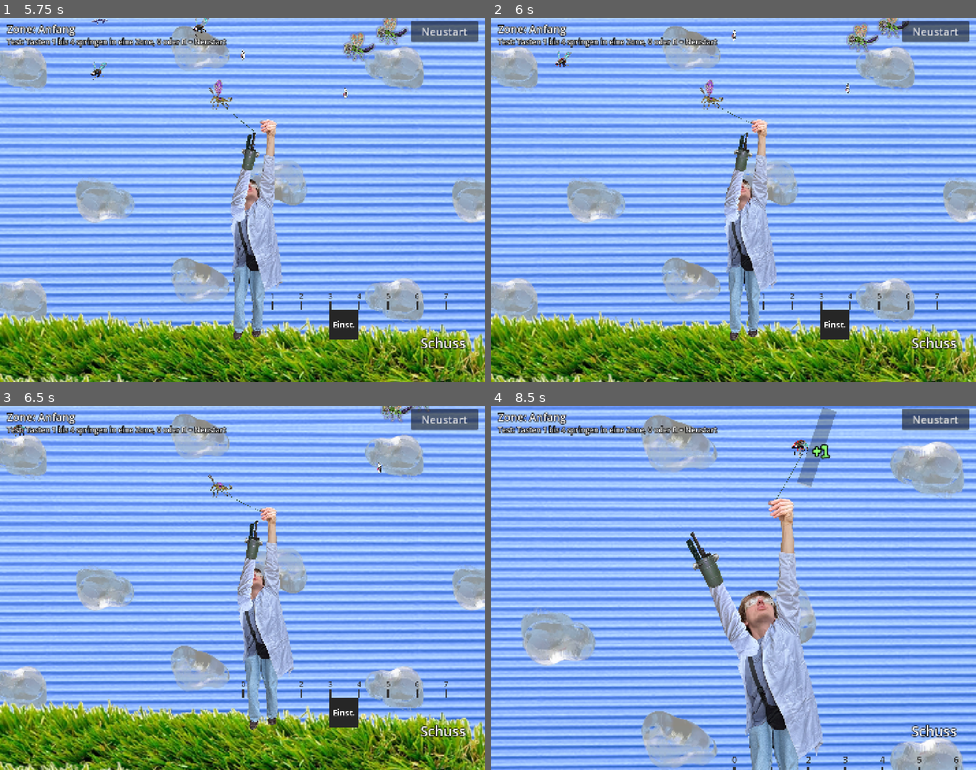
Above: before the commit, frames 1-4 (two rows, left to right).
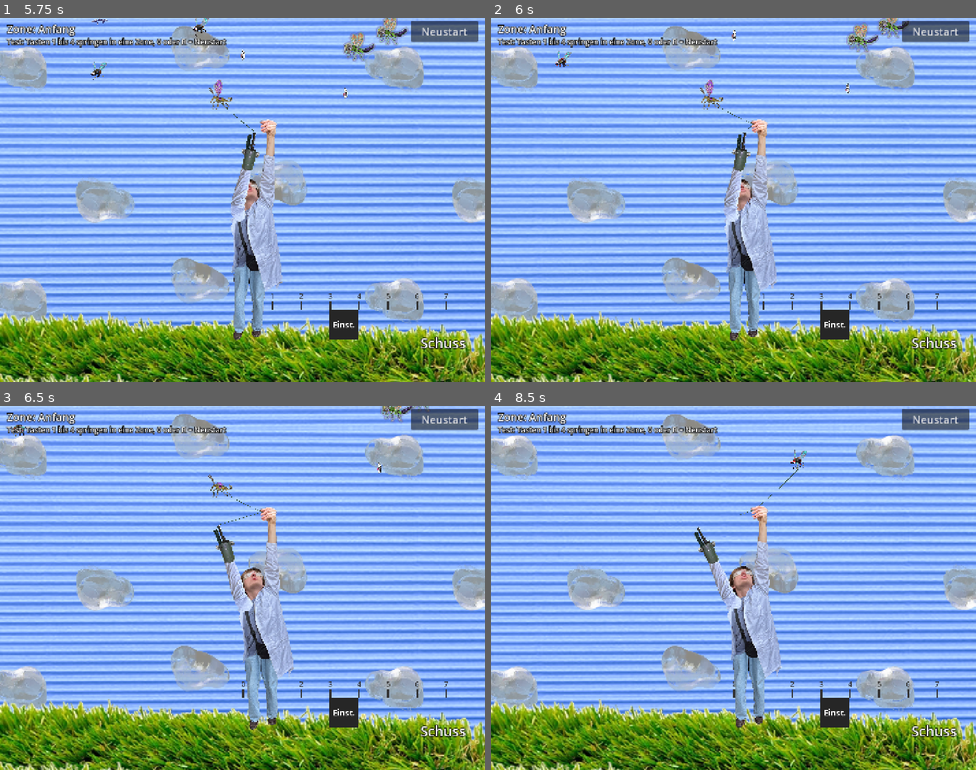
Above: after the commit, the same moments.

Repository: Philipp-Mallmann/fliegen-sind-aliens
Game: Godot game, scene res://szenen/spiel.tscn
Two runs of this game, one before a commit and one after it. Both use one fixed random seed, a clock stepped at 60 frames per second and the inputs below.
Inputs (mouse positions are in pixels of both pictures, inside the frame that each line leads up to):
- Up to frame 1 (5.75 s): tap Enter at 0.5 s; move the mouse to (349, 181) at 0.52 s; hold D (rechts) 0.53-1.25 s; tap Space (schiessen) at 0.6, 2.1, 3.8, 5.3 s; click (349, 181) at 0.67 s; drag from (145, 218) to (218, 272) at 1.27 s; move the mouse to (291, 119) at 2.02 s; hold D (rechts) 2.03-2.75 s; drag from (218, 272) to (97, 145) at 2.77 s; move the mouse to (388, 254) at 3.52 s; hold A (links) 3.53-4.25 s; tap 1 at 3.6 s; drag from (97, 145) to (169, 109) at 4.27 s; move the mouse to (266, 200) at 5.02 s; hold A (links) from 5.03 s (still down); tap R (neustart) at 5.1 s; click (266, 200) at 5.17 s
- Up to frame 2 (6 s): release A (links) at 5.75 s; drag from (660, 109) to (636, 218) at 5.77 s
- Up to frame 3 (6.5 s): no input
- Up to frame 4 (8.5 s): move the mouse to (840, 569) at 6.52 s; hold D (rechts) 6.53-7.25 s; tap 0 at 6.6 s; tap Space (schiessen) at 6.8, 8.1 s; drag from (636, 606) to (709, 660) at 7.27 s; move the mouse to (782, 507) at 8.02 s; hold A (links) from 8.03 s (still down)

Frame 1 is identical in both runs. In frame 2, 0.3% of the frame differs, in the area x 48-55%, y 29-53%; in frame 3, 0.9%; in frame 4, 88%, in the area x 0-100%, y 0-100%.

Commit message:
Draht laeuft durch die Hand bis zum Lauf und loest sich erst, wenn er fest sitzt (Abheben und jeder Fang)
Co-Authored-By: Claude Fable 5.2 <noreply@anthropic.com>

Diff:
--- a/skripte/nadel.gd
+++ b/skripte/nadel.gd
@@ -43,6 +43,9 @@
 var vorn_stuecke: Array[Line2D] = []
 # Der Punkt, an dem der Faden der Nadel festhaengt: erst die Muendung der Kanone, im Faecher die rechte Hand.
 var anker: Node2D = null
+# Der Punkt, ueber den der Draht laeuft, bevor er zum Anker weitergeht: die Hand, solange der Draht noch an der Kanone haengt.
+# null heisst: Der Draht geht gerade zum Anker.
+var ueber: Node2D = null
 # Die Kanone, die die Nadel geschossen hat. Solange die Nadel fliegt, bleibt sie genau ueber ihr. Setzt kanone.gd.
 # null heisst: Die Nadel kommt aus der Totale (start_totale.gd) und fliegt frei in ihre Richtung.
 var kanone: Node2D = null
@@ -169,7 +172,9 @@
 # Der Faden geht ab: Er haengt nirgends mehr fest und wird nicht mehr gezeichnet.
 func faden_loesen() -> void:
 	anker = null
+	ueber = null
 	$Faden.clear_points()
+	$Rest.clear_points()
 	for stueck in vorn_stuecke:
 		stueck.clear_points()
 
@@ -202,6 +207,12 @@
 		return
 	var oben: Vector2 = $Oese.global_position
 	var unten: Vector2 = anker.global_position
+	# Laeuft der Draht ueber die Hand, endet das Hauptstueck dort. Der Rest geht von der Hand weiter zum Anker (zur Kanone).
+	if ueber != null:
+		unten = ueber.global_position
+		$Rest.points = PackedVector2Array([$Rest.to_local(unten), $Rest.to_local(anker.global_position)])
+	elif $Rest.points.size() > 0:
+		$Rest.clear_points()
 	var bogen: Vector2 = durchbiegung(oben, unten)
 	var punkte: PackedVector2Array = []
 	for nummer in draht_stuecke + 1:
--- a/skripte/start_totale.gd
+++ b/skripte/start_totale.gd
@@ -31,7 +31,10 @@
 # Wie lange der Draht braucht, um von der Kanonenspitze in die Hand zu gleiten, in Sekunden.
 @export var gleit_dauer: float = 0.2
 # Wie lange der Forscher danach noch ganz zu sehen ist, ueber der Wiese haengend, bevor die Kamera heranfaehrt, in Sekunden.
+# In dieser Zeit laeuft der Draht durch die Hand weiter bis zur Kanonenspitze, und der Arm geht ein Stueck zurueck.
 @export var halte_dauer: float = 0.7
+# Wie weit der Kanonenarm dabei zurueckgeht, in Grad.
+@export var rueck_winkel: float = 35.0
 # Wie weit der Kanonenarm beim Heranfahren nach links unten wegschwenkt, in Grad.
 @export var wegschwenk_winkel: float = 160.0
 
@@ -51,10 +54,14 @@
 var relativ: Transform2D = Transform2D.IDENTITY
 # Wo die Figur am Anfang steht. Dorthin kommt sie zurueck, wenn sie nicht mehr mitpendelt.
 var start_lage: Transform2D = Transform2D.IDENTITY
-# true heisst: Der Draht haengt noch an der Kanone oder gleitet gerade in die Hand. Dann wird sein Ende in jedem Bild neu gesetzt.
-var haelt_draht: bool = false
-# Wo das Drahtende gerade ist: 0 heisst an der Kanonenspitze, 1 heisst in der Hand, dazwischen unterwegs.
+# true heisst: Der Draht haengt an der Kanonenspitze und wird gerade in die Hand eingehakt.
+var hakt_ein: bool = false
+# Wo der Draht gehalten wird: 0 heisst an der Kanonenspitze, 1 heisst in der Hand, dazwischen unterwegs.
 var halt: float = 0.0
+# true heisst: Der Draht sitzt fest in der Hand, und sein Rest loest sich gerade von der Kanonenspitze.
+var laesst_los: bool = false
+# Wo das Ende des Rests ist: 0 heisst noch an der Kanonenspitze, 1 heisst in der Hand angekommen.
+var los: float = 0.0
 # Der Ablauf nach dem ersten Treffer. null heisst: Es gab noch keinen.
 var ablauf: Tween = null
 
@@ -80,14 +87,19 @@
 	# Haengt der Forscher, sitzt die Figur (mit dem Kanonenarm) immer gleich zu ihm und pendelt so mit.
 	if folgt:
 		global_transform = haenger.get_node("Inhalt").global_transform * relativ
-	# Das Drahtende sitzt genau an der Kanonenspitze oder auf dem Weg von dort in die Hand.
-	# Dort, wo der Draht gehalten wird, ist auch der Punkt, um den der Forscher pendelt.
-	if haelt_draht:
+	# Einhaken: Der Punkt, an dem der Draht gehalten wird, wandert von der Kanonenspitze in die Hand.
+	# Um diesen Punkt pendelt der Forscher. Der Draht selbst bleibt dabei am Lauf der Kanone haengen.
+	if hakt_ein:
 		var spitze: Vector2 = $Schulter/Armbild/Bild/Spitze.global_position
 		var hand: Vector2 = haenger.get_node("Inhalt").global_position
 		var ort: Vector2 = spitze.lerp(hand, halt)
 		kanone.get_node("Fadenpunkt").global_position = ort
 		haenger.drehpunkt_setzen(ort)
+	# Loslassen: Das Ende des Drahts wandert von der Kanonenspitze in die Hand.
+	if laesst_los:
+		var von: Vector2 = $Schulter/Armbild/Bild/Spitze.global_position
+		var bis: Vector2 = haenger.get_node("Inhalt").global_position
+		kanone.get_node("Fadenpunkt").global_position = von.lerp(bis, los)
 	if not aktiv or wand_offen:
 		return
 	kippen(delta)
@@ -142,8 +154,8 @@
 
 
 # Der stehende Koerper wird zum haengenden Forscher, er hebt ein Stueck ab und pendelt.
-# Der Draht bleibt an der Kanonenspitze, waehrend der Arm zur Hand schwenkt. Dann gleitet er in die Hand.
-# Danach haengt der Forscher noch kurz ueber der Wiese, erst dann beginnt das Spiel.
+# Der Draht haengt am Lauf der Kanone, waehrend der Arm zur Hand schwenkt. Dort hakt er zwischen Daumen und Fingern ein
+# und laeuft durch die Hand weiter bis zur Kanone. Erst wenn er fest sitzt, loest sich sein Rest vom Lauf.
 func anhaengen() -> void:
 	$Koerper.visible = false
 	$Gesicht.visible = false
@@ -151,8 +163,8 @@
 	relativ = haenger.get_node("Inhalt").global_transform.affine_inverse() * global_transform
 	folgt = true
 	halt = 0.0
-	haelt_draht = true
-	erste_nadel.anker = kanone.get_node("Fadenpunkt")
+	hakt_ein = true
+	erste_nadel.anker = $Schulter/Armbild/Bild/Spitze
 	haenger.anstossen()
 	# Die Richtung von der Schulter zur Hand, gemessen in der Figur. Die Figur pendelt mit, darum bleibt sie gleich.
 	var zur_hand: Vector2 = to_local(haenger.get_node("Inhalt").global_position) - $Schulter.position
@@ -162,17 +174,40 @@
 	ablauf.tween_property($Schulter, "rotation", ziel_winkel, schwenk_dauer)
 	ablauf.parallel().tween_property(kanone, "position:y", -abheben, einstieg_dauer)
 	ablauf.parallel().tween_property(erste_nadel, "rotation", 0.0, einstieg_dauer)
+	ablauf.tween_callback(einhaken)
 	ablauf.tween_property(self, "halt", 1.0, gleit_dauer)
 	ablauf.tween_callback(in_der_hand)
-	ablauf.tween_interval(halte_dauer)
-	ablauf.tween_callback(sequenz_fertig)
-
-
-# Der Draht steckt in der Hand: Ab jetzt ist die Hand der Drehpunkt, und der Draht haengt am Forscher.
+	ablauf.tween_property($Schulter, "rotation", ziel_winkel - deg_to_rad(rueck_winkel), halte_dauer)
+	ablauf.tween_callback(loslassen)
+	ablauf.tween_property(self, "los", 1.0, gleit_dauer)
+	ablauf.tween_callback(frei)
+
+
+# Die Kanonenspitze ist bei der Hand: Ab jetzt laeuft der Draht ueber den Haltepunkt und von dort weiter zum Lauf.
+func einhaken() -> void:
+	erste_nadel.ueber = kanone.get_node("Fadenpunkt")
+
+
+# Der Draht steckt in der Hand: Ab jetzt ist die Hand der Drehpunkt. Sein Rest haengt noch am Lauf der Kanone.
 func in_der_hand() -> void:
-	haelt_draht = false
+	hakt_ein = false
 	haenger.drehpunkt_setzen(haenger.get_node("Inhalt").global_position)
+	erste_nadel.ueber = haenger
+
+
+# Der Draht sitzt fest: Sein Rest loest sich vom Lauf und rutscht in die Hand.
+func loslassen() -> void:
+	los = 0.0
+	laesst_los = true
+	erste_nadel.anker = kanone.get_node("Fadenpunkt")
+
+
+# Der Rest ist in der Hand angekommen: Der Draht endet jetzt in der Hand, die Fliege kann nicht mehr entkommen.
+func frei() -> void:
+	laesst_los = false
+	erste_nadel.ueber = null
 	erste_nadel.anker = haenger
+	sequenz_fertig()
 
 
 func sequenz_fertig() -> void:
@@ -197,6 +232,7 @@
 func ausschalten() -> void:
 	aktiv = false
 	folgt = false
-	haelt_draht = false
+	hakt_ein = false
+	laesst_los = false
 	transform = start_lage
 	$Schulter.visible = false
--- a/skripte/uebergabe.gd
+++ b/skripte/uebergabe.gd
@@ -17,11 +17,38 @@
 @export var griff: Node2D
 # Ein Punkt, der das Drahtende von der Muendung zur Hand traegt. Muss ein Kind der Kanone sein, wie der Griff.
 @export var fadenpunkt: Node2D
+# Welcher Anteil der Rueckfahrt fuer das Einhaken in die Hand gebraucht wird. Im Rest loest sich der Draht vom Lauf.
+@export var einhak_anteil: float = 0.4
 
 # true heisst: Gerade laeuft eine Uebergabe. Die Kanone faehrt und schiesst dann nicht.
 var laeuft: bool = false
 # Nadeln mit Fliege, die noch uebergeben werden muessen, der Reihe nach.
 var warteschlange: Array[Node2D] = []
+# Die Fahrten, die gerade laufen. Sie werden in _process von Hand weitergestellt.
+var fahrten: Array[Tween] = []
+
+
+# Dieses Skript ist in jedem Bild vor den Nadeln dran (kleinere Zahl heisst frueher).
+func _ready() -> void:
+	process_priority = -1
+
+
+# Godot stellt Tweens erst nach allen _process-Funktionen weiter. Dann haette die Nadel ihren Draht schon gespannt,
+# und die Kanone waere danach ein Stueck weitergefahren: eine Luecke am Lauf. Darum werden die Fahrten hier weitergestellt.
+func _process(delta: float) -> void:
+	for fahrt in fahrten.duplicate():
+		if fahrt.is_valid():
+			fahrt.custom_step(delta)
+		else:
+			fahrten.erase(fahrt)
+
+
+# Legt eine Fahrt an, die nicht von selbst laeuft, sondern in _process weitergestellt wird.
+func fahrt_anlegen() -> Tween:
+	var fahrt: Tween = create_tween()
+	fahrt.pause()
+	fahrten.append(fahrt)
+	return fahrt
 
 
 func starten(nadel: Node2D) -> void:
@@ -61,23 +88,40 @@
 		faecher.aufnehmen(nadel)
 		$TonArm.play()
 		var fahrzeit: float = dauer - verzoegerung
-		var hin: Tween = create_tween()
+		var hin: Tween = fahrt_anlegen()
 		hin.tween_property(arm, "position", Vector2(ziel_x, 0.0), dauer)
 		var ziel: Vector2 = faecher.platz(nadel)
 		hin.parallel().tween_property(nadel, "position:y", ziel.y, fahrzeit / 2.0).set_delay(verzoegerung)
 		hin.parallel().tween_property(nadel, "position:x", ziel.x, fahrzeit / 2.0).set_delay(verzoegerung + fahrzeit / 2.0)
 		hin.parallel().tween_property(nadel, "scale", Vector2.ONE * faecher.groesse(), fahrzeit).set_delay(verzoegerung)
 		await hin.finished
+		# Ein Hindernis kann die Nadel in der Zwischenzeit abgeschossen haben, dann gibt es sie nicht mehr.
+		if not is_instance_valid(nadel):
+			continue
 		nadel.haengt = true
-		# Das Drahtende springt nicht zur Hand: Es startet an der Muendung und wandert hinueber,
-		# waehrend die Kanone zurueckfaehrt. Erst danach haengt der Draht wirklich am Griff.
-		fadenpunkt.global_position = nadel.anker.global_position
-		nadel.anker = fadenpunkt
-		var zurueck: Tween = create_tween()
+		# Die Kanone ist bei der Hand. Der Draht haengt weiter am Lauf (Anker bleibt die Muendung).
+		# Zuerst hakt er in die Hand ein: Der Punkt, ueber den er laeuft, wandert von der Muendung zum Griff.
+		var muendung: Node2D = nadel.anker
+		fadenpunkt.global_position = muendung.global_position
+		nadel.ueber = fadenpunkt
+		var zurueck: Tween = fahrt_anlegen()
 		zurueck.tween_property(arm, "position", Vector2.ZERO, dauer)
-		zurueck.parallel().tween_property(fadenpunkt, "position", griff.position, dauer)
+		var draht: Tween = fahrt_anlegen()
+		draht.tween_property(fadenpunkt, "position", griff.position, dauer * einhak_anteil)
+		draht.tween_callback(vom_lauf_loesen.bind(nadel, muendung))
+		draht.tween_property(fadenpunkt, "position", griff.position, dauer * (1.0 - einhak_anteil))
 		await zurueck.finished
-		# Ein Hindernis kann die Nadel in der Zwischenzeit abgeschossen haben, dann gibt es sie nicht mehr.
 		if is_instance_valid(nadel):
+			nadel.ueber = null
 			nadel.anker = griff
 	laeuft = false
+
+
+# Der Draht sitzt fest in der Hand: Er laeuft jetzt ueber den Griff, und sein Ende loest sich vom Lauf.
+# Der Fadenpunkt springt dafuer an die Muendung und traegt das Ende von dort zum Griff.
+func vom_lauf_loesen(nadel: Node2D, muendung: Node2D) -> void:
+	if not is_instance_valid(nadel):
+		return
+	nadel.ueber = griff
+	fadenpunkt.global_position = muendung.global_position
+	nadel.anker = fadenpunkt
--- a/szenen/nadel.tscn
+++ b/szenen/nadel.tscn
@@ -14,6 +14,13 @@
 draht_vorn_szene = ExtResource("7_vorn")
 
 [node name="Faden" type="Line2D" parent="."]
+texture_repeat = 2
+width = 3.0
+texture = ExtResource("4_draht")
+texture_mode = 1
+joint_mode = 2
+
+[node name="Rest" type="Line2D" parent="."]
 texture_repeat = 2
 width = 3.0
 texture = ExtResource("4_draht")
Not shown, changed: ERKLAERUNG.md
